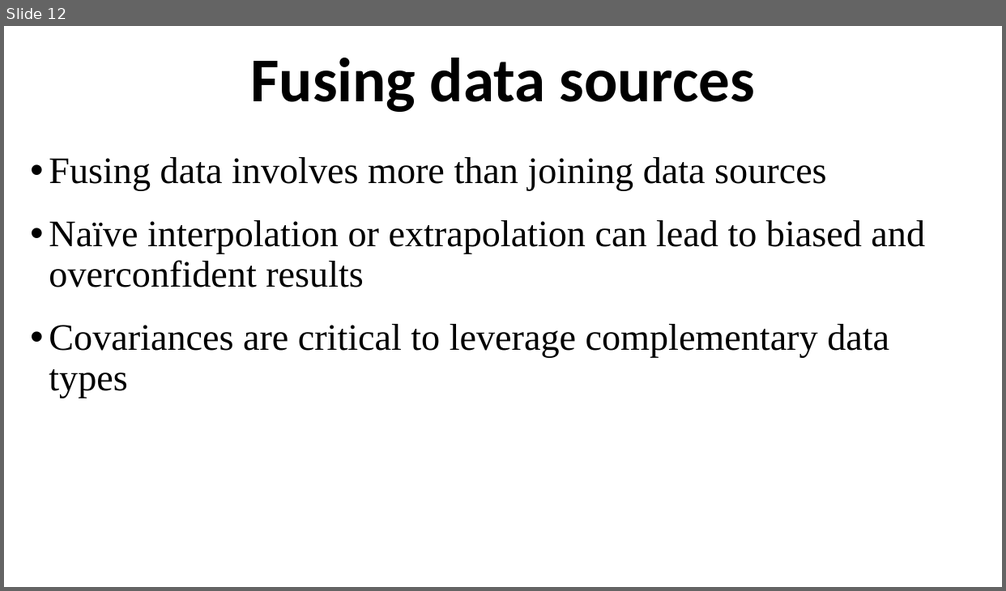
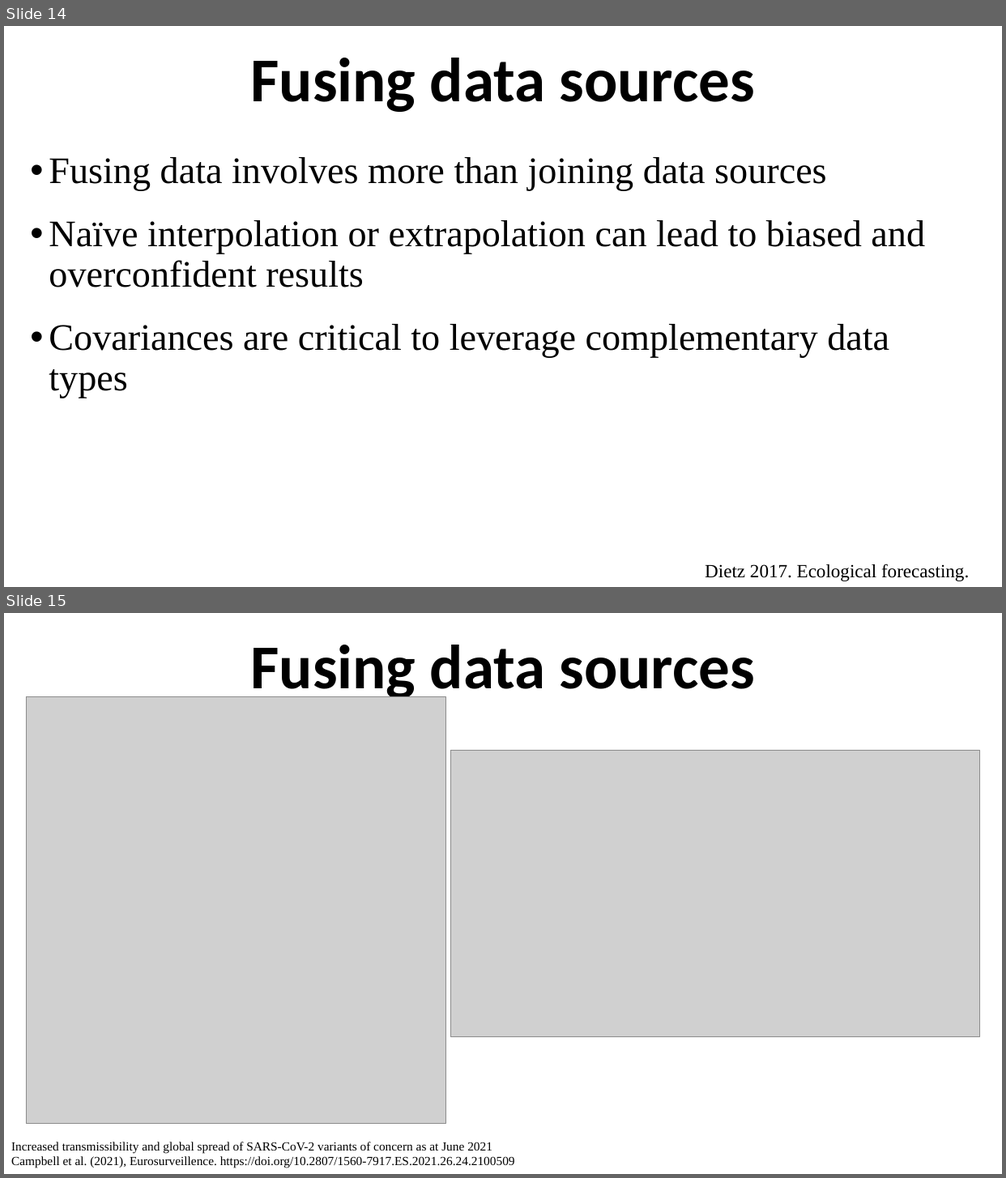
Before and after one commit to ahurford/aarms-summer-school, a slide deck: amy-lectures/State_Space_Models.pptx. Shown one above the other, each under a label of ours: slide 12 before the commit, slides 14 and 15 after it. The pictures are 1006x591 and 1006x1178 pixels, drawn with LibreOffice and Linux fonts; fonts in the diff are those of the drawing; grey boxes stand for pictures. Boxes give left, top, right and bottom in pixels: in the first picture for what was removed or moved away, otherwise in the second. Text is boxed around its words. In the diff, an @@ line names an element or a change of style, - is before the commit and + after.

```diff
--- a/amy-lectures/State_Space_Models.pptx
+++ b/amy-lectures/State_Space_Models.pptx
@@ slide 15 added at box(4, 613, 1002, 1174), background #FFFFFF @@
@@ title added at box(251, 645, 755, 703), 60 pt, text #000000, bold @@
+Fusing data sources
@@ picture added at box(27, 697, 445, 1124) @@
@@ picture added at box(451, 750, 979, 1037) @@
@@ text added at box(11, 1142, 515, 1169), 12 pt, text #000000 @@
+Increased transmissibility and global spread of SARS-CoV-2 variants of concern as at June 2021
+Campbell et al. (2021), Eurosurveillence. https://doi.org/10.2807/1560-7917.ES.2021.26.24.2100509
@@ what was slide 12 is now slide 14 @@
@@ slide 14 changed as well @@
@@ text added at box(705, 564, 969, 582), 18 pt, text #000000 @@
+Dietz 2017. Ecological forecasting.
```
Also in this commit, not shown: 9 other slides changed, 15 other slides added, 4 slides removed, 2 other files.
